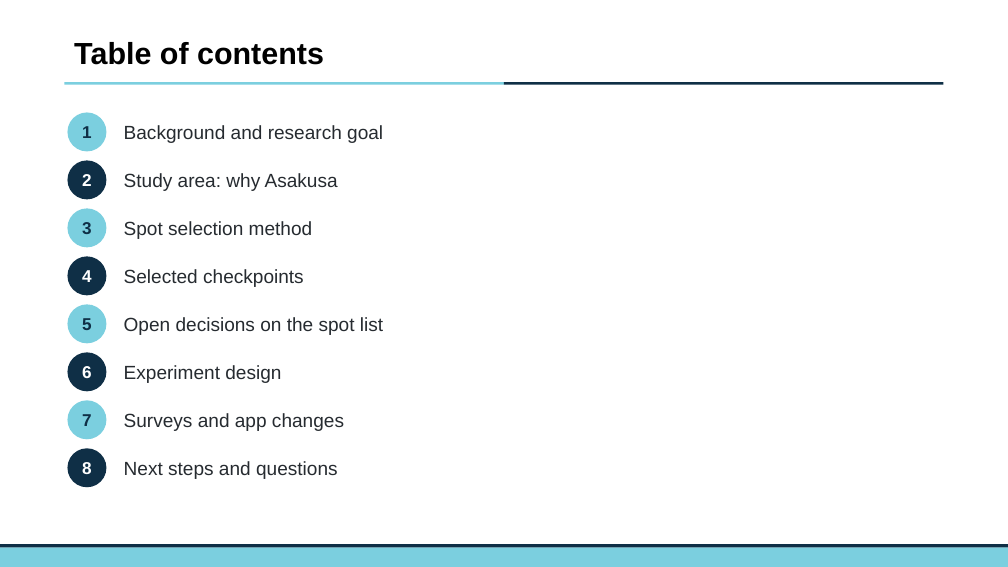
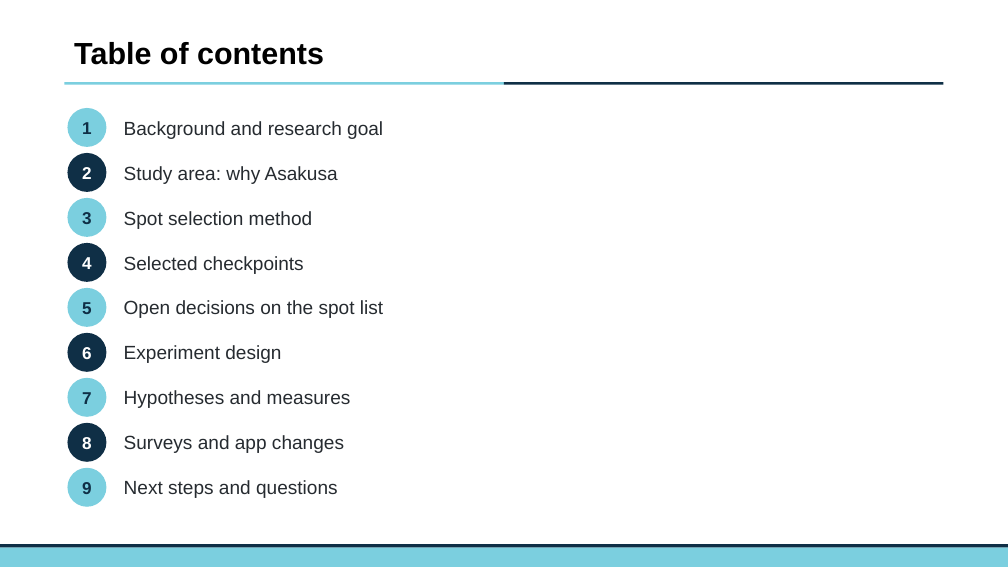
Before and after one commit to JakeChoi03/GitHub, a slide deck: slide 2 of reports/Asakusa_progress_report.pptx. Drawn at 1008x567 pixels with LibreOffice and Linux fonts; fonts in the diff are those of the drawing; background and template pictures are left out. Boxes give left, top, right and bottom in pixels: in the first picture for what was removed or moved away, otherwise in the second. Text is boxed around its words. In the diff, an @@ line names an element or a change of style, - is before the commit and + after.

```diff
--- a/reports/Asakusa_progress_report.pptx
+++ b/reports/Asakusa_progress_report.pptx
@@ 4 texts, 2 ellipses: place and size @@
-4 texts, 2 ellipses at <box>67,112,383,200</box>
+4 texts, 2 ellipses at <box>67,108,383,192</box>
@@ 2 texts, 1 ellipse: place and size @@
-2 texts, 1 ellipse at <box>67,208,313,248</box>
+2 texts, 1 ellipse at <box>67,198,313,237</box>
@@ 4 texts, 2 ellipses: place and size @@
-4 texts, 2 ellipses at <box>67,256,383,344</box>
+4 texts, 2 ellipses at <box>67,243,383,327</box>
@@ 3 texts, 2 ellipses: place and size @@
-3 texts, 2 ellipses at <box>67,352,281,440</box>
+3 texts, 2 ellipses at <box>67,333,281,417</box>
@@ text added at <box>124,390,351,408</box>, 20 pt, text #262B30 @@
+Hypotheses and measures
@@ text "8": place and size @@
-text "8" at <box>82,462,92,474</box>
+text "8" at <box>82,437,92,449</box>
@@ ellipse: place and size @@
-ellipse at <box>67,448,106,488</box>
+ellipse at <box>67,423,106,462</box>
@@ text "Surveys and app changes": place and size @@
-text "Surveys and app changes" at <box>124,413,344,431</box>
+text "Surveys and app changes" at <box>124,435,344,453</box>
@@ ellipse added at <box>67,468,106,507</box>, fill #7BCFDF @@
@@ text "Next steps and questions": place and size @@
-text "Next steps and questions" at <box>124,461,338,479</box>
+text "Next steps and questions" at <box>124,480,338,498</box>
@@ text added at <box>82,482,92,494</box>, 18 pt, text #0F2F46, bold @@
+9
```
Also in this commit, not shown: 4 other slides changed, 1 slide added.
